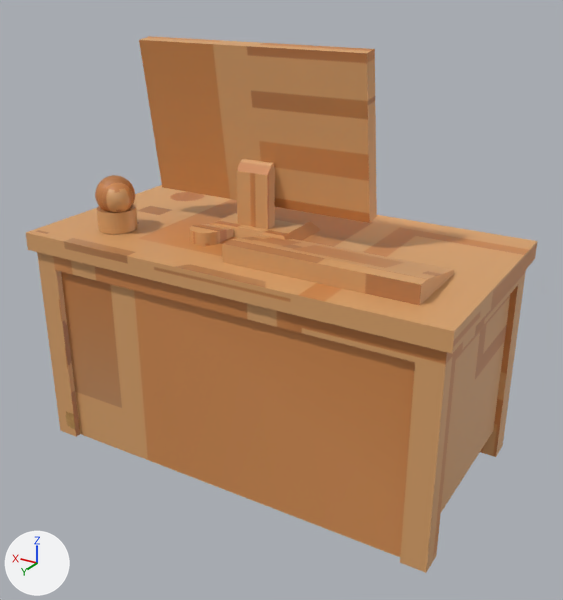
Before and after pictures for a commit that changed the FBX model unity/Assets/Art/BlenderBaked/prop-desk/mesh_prop-desk.fbx.
Rendered twice from a 50 mm lens placed at (-0.418, 1.888, 1.226), pointed at (0.524, 0.318, 0.441). The lights are fixed; the arrows at lower left show +X, +Y and +Z. The first picture is the older version. Vertices at exactly the same position are counted once.

The first picture shows 'mesh_prop-desk'.
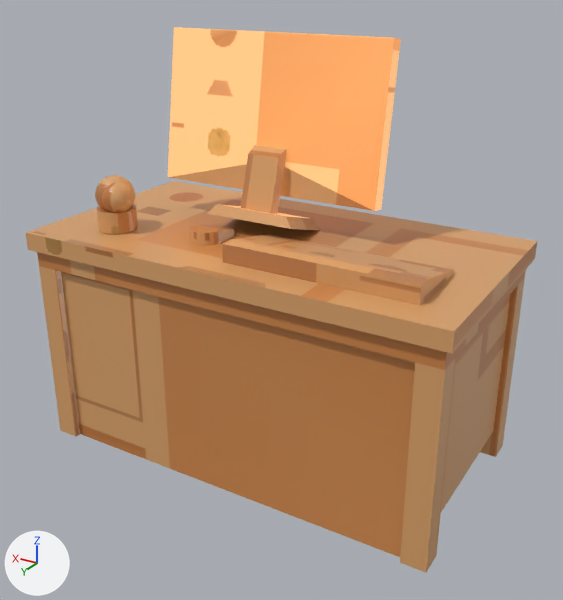
Commit message: graphics: prop-desk v8 GLB albedo fix and desk quality gates

Pixel boxes [x1, y1, x2, y2] of what changed, in the pictures (563 x 600 px; the box of a moved part takes in the faces that stretch with it):
'mesh_prop-desk', surface changed, reshaped
    before: [26, 36, 537, 573]
    after: [26, 27, 537, 573]
part 1 of me_mesh_desk, moved or reshaped
    before: [163, 159, 369, 241]
    after: [168, 145, 373, 230]
part 2 of me_mesh_desk, surface changed
    before: [36, 36, 537, 468]
    after: [36, 27, 537, 468]
part 3 of me_mesh_desk, recoloured
    before: [139, 36, 377, 236]
    after: [168, 27, 401, 218]

The change, as a diff of the scene's bpy script:
```diff
--- a/unity/Assets/Art/BlenderBaked/prop-desk/mesh_prop-desk.fbx.py
+++ b/unity/Assets/Art/BlenderBaked/prop-desk/mesh_prop-desk.fbx.py
@@ mat_m_prop_desk_body @@
 mat_m_prop_desk_body.texture = img_mesh_prop_desk_basecolor_png
-mat_m_prop_desk_body.roughness = 0.48
+mat_m_prop_desk_body.roughness = 0.34
@@ mat_m_prop_desk_screen @@
 n0 = _N.new('ShaderNodeBsdfPrincipled'); n0.name = 'Principled BSDF'
 n0.inputs[2].default_value = 0.48  # 'Roughness'
-n0.inputs[28].default_value = 2.2  # 'Emission Strength'
+n0.inputs[28].default_value = 0.94  # 'Emission Strength'
 n1 = _N.new('ShaderNodeOutputMaterial'); n1.name = 'Material Output'
@@ me_mesh_desk @@
 # used by ob_mesh_prop_desk; location = (0.0, 0.0, 0.0)
-me_mesh_desk.from_pydata(...)  # 1681 vertices, 1883 faces; spans x -0.016..1.124, y -0.016..0.59, z 0.0..1.061
+me_mesh_desk.from_pydata(...)  # 1681 vertices, 1883 faces; spans x -0.016..1.124, y -0.016..0.59, z 0.0..1.076
+# me_mesh_desk part 1: the loose piece of 38 vertices spanning x 0.312..0.934, y 0.181..0.345, z 0.595..1.061 is turned 17 degrees about the x axis through its middle, then moved by (0.0, -0.072, 0.014)
+# me_mesh_desk part 2: 1834 kept faces spanning x -0.016..1.124, y -0.016..0.59, z 0.0..1.076 get new texture (UV) coordinates
+# me_mesh_desk part 3: 44 faces spanning x 0.312..0.934, y 0.143..0.338, z 0.595..1.076 switch from mat_m_prop_desk_body (picture img_mesh_prop_desk_basecolor_png) to mat_m_prop_desk_screen
```
